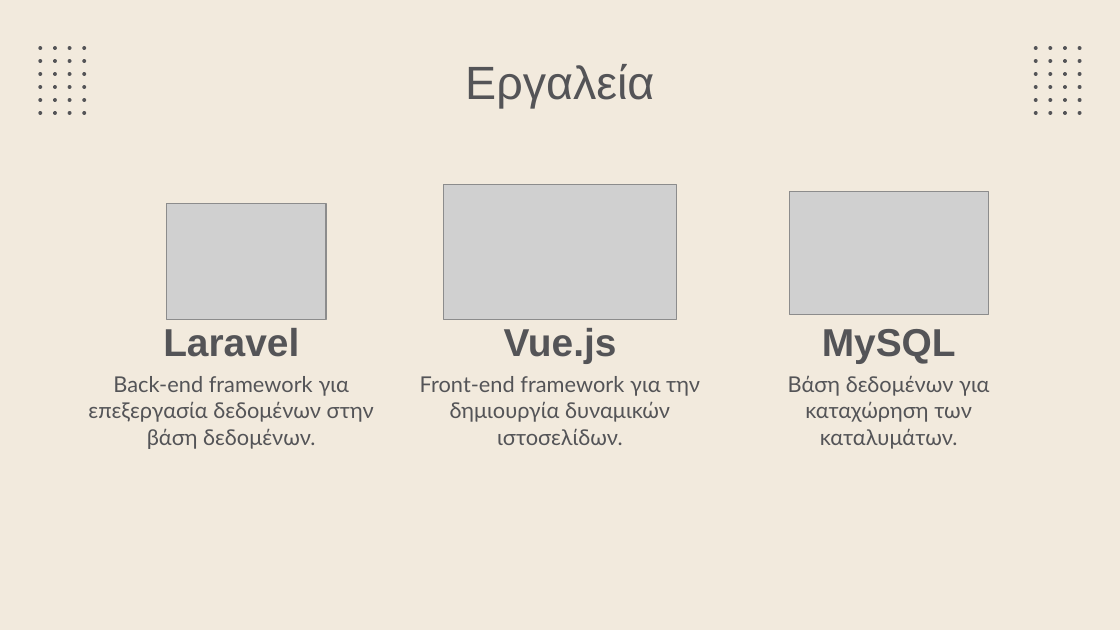
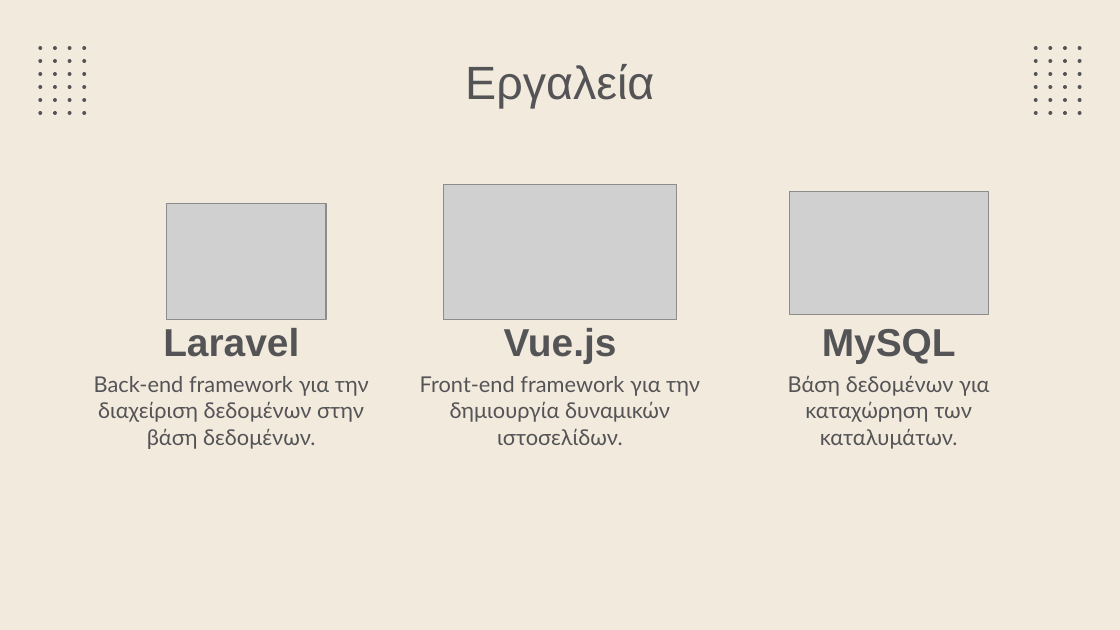
Before and after one commit to Button99/Rental-Accommodation, a slide deck: slide 6 of Thesis PowerPoint.pptx. Drawn at 1120x630 pixels with LibreOffice and Linux fonts; fonts in the diff are those of the drawing; grey boxes stand for pictures. Boxes give left, top, right and bottom in pixels: in the first picture for what was removed or moved away, otherwise in the second. Text is boxed around its words. In the diff, an @@ line names an element or a change of style, - is before the commit and + after.

```diff
--- a/Thesis PowerPoint.pptx
+++ b/Thesis PowerPoint.pptx
@@ subtitle at [94,376,369,449]: text changed @@
-Back-end framework για επεξεργασία δεδομένων στην βάση δεδομένων.
+Back-end framework για την διαχείριση δεδομένων στην βάση δεδομένων.
```
Also in this commit, not shown: 3 other slides changed, 1 other file.
